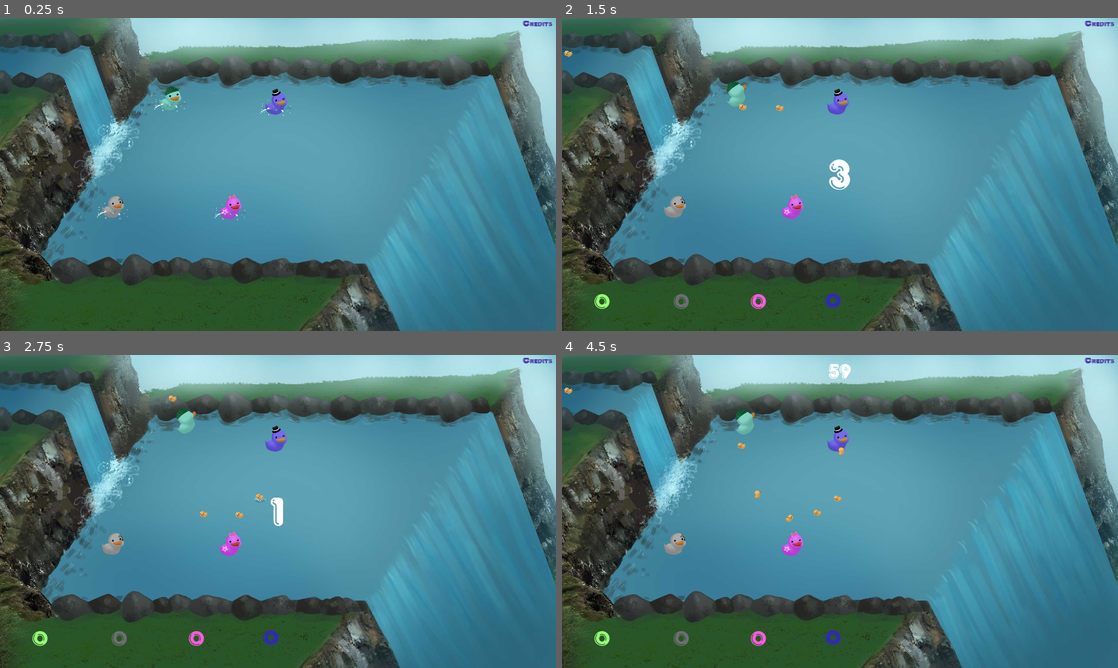
Above: before the commit, frames 1-4 (two rows, left to right).
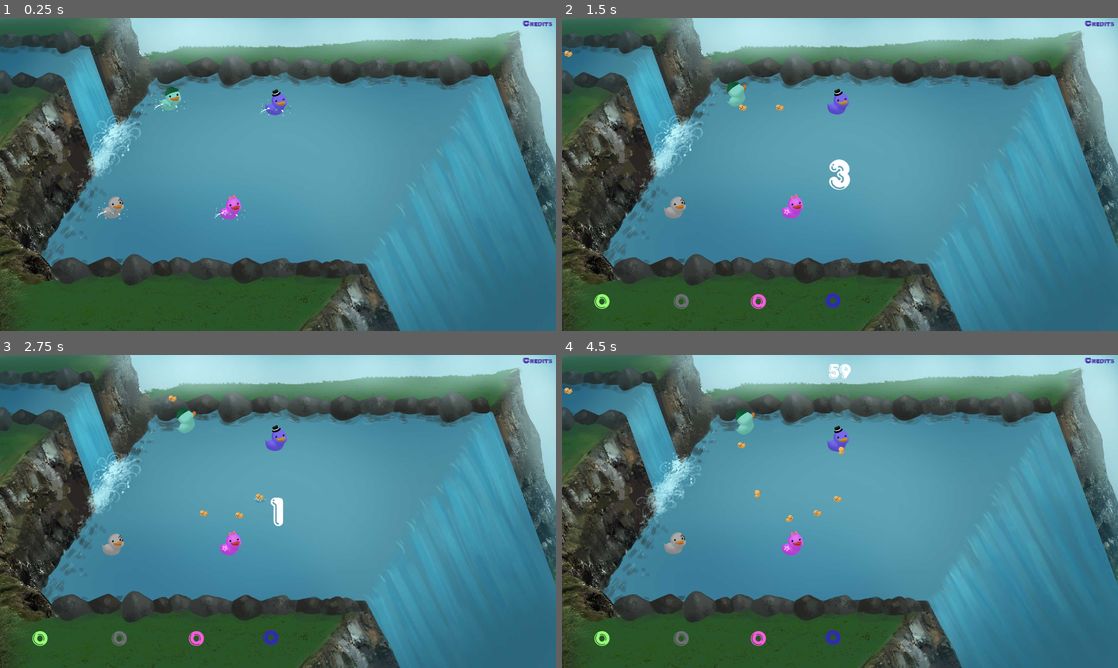
Above: after the commit, the same moments.

Repository: TeamAwesomeTOJam/ducks
Game: Godot game, scene res://Game.tscn
The game is run twice, just before and just after one commit, with the same random seed, the same clock (stepped at 60 frames per second) and the same inputs.
Inputs:
- Up to frame 1 (0.25 s): no input
- Up to frame 2 (1.5 s): tap Enter (p0duck) at 0.5, 0.6, 1.35 s; hold Up (ui_up) 0.53-1.28 s
- Up to frame 3 (2.75 s): hold Up (ui_up) from 2.03 s (still down); tap Enter (p0duck) at 2.1 s
- Up to frame 4 (4.5 s): tap Enter (p0duck) at 2.85, 3.6, 4.35 s; release Up (ui_up) at 3.53 s

The runs differ from the first frame. In frame 1, 0.9% of the frame differs, in the area x 13-92%, y 17-83%; in frame 2, 0.9%; in frame 3, 1.0%; in frame 4, 1.0%, in the area x 0-92%, y 10-83%.

Commit message:
Added bob

Diff:
--- a/AnimatedSprite.gd
+++ b/AnimatedSprite.gd
@@ -9,8 +9,8 @@
 
 func _ready():
     start_pos = position
-    bob_speed = rand_range(0.5, 0.8)
+    bob_speed = rand_range(2, 6)
 
 func _process(delta):
     time += delta * bob_speed
-    position = start_pos + Vector2(0, sin(time))
+    position = start_pos + Vector2(0, sin(time) * 3.0)
--- a/Duck.tscn
+++ b/Duck.tscn
@@ -22,7 +22,7 @@
 custom_solver_bias = 0.0
 radius = 14.0
 
-[node name="Duck" type="RigidBody2D" index="0"]
+[node name="Duck" type="RigidBody2D"]
 
 input_pickable = false
 collision_layer = 1
--- a/FollowingDuck.tscn
+++ b/FollowingDuck.tscn
@@ -1,10 +1,11 @@
-[gd_scene load_steps=8 format=2]
+[gd_scene load_steps=9 format=2]
 
 [ext_resource path="res://FollowingDuck.gd" type="Script" id=1]
 [ext_resource path="res://Art/Duck/teamawesome_lilduck_left.png" type="Texture" id=2]
 [ext_resource path="res://Art/Duck/teamawesome_lilduck_right.png" type="Texture" id=3]
 [ext_resource path="res://Art/Duck/teamawesome_lilduck_up.png" type="Texture" id=4]
 [ext_resource path="res://Art/Duck/teamawesome_lilduck_down.png" type="Texture" id=5]
+[ext_resource path="res://AnimatedSprite.gd" type="Script" id=6]
 
 [sub_resource type="SpriteFrames" id=1]
 
@@ -64,6 +65,7 @@
 frames = SubResource( 1 )
 animation = "right"
 playing = true
+script = ExtResource( 6 )
 _sections_unfolded = [ "Material", "Pause", "Transform", "Visibility" ]
 
 [node name="CollisionShape2D" type="CollisionShape2D" parent="." index="1"]
--- a/Game.tscn
+++ b/Game.tscn
@@ -48,7 +48,7 @@
 font_data = ExtResource( 15 )
 _sections_unfolded = [ "Extra Spacing", "Font", "Settings" ]
 
-[node name="Game" type="Node" index="0"]
+[node name="Game" type="Node"]
 
 script = ExtResource( 1 )
 Player = ExtResource( 2 )
@@ -58,7 +58,7 @@
 
 frames = SubResource( 1 )
 animation = "loop"
-frame = 4
+frame = 3
 playing = true
 offset = Vector2( 1280, 720 )
 _sections_unfolded = [ "Z Index" ]
--- a/Player.tscn
+++ b/Player.tscn
@@ -18,6 +18,7 @@
 [ext_resource path="res://Art/Player/teamawesome_miketyson_duck_right.png" type="Texture" id=16]
 [ext_resource path="res://Art/Player/teamawesome_miketyson_duck_left.png" type="Texture" id=17]
 [ext_resource path="res://Art/Player/teamawesome_pinky_duck_right.png" type="Texture" id=18]
+[ext_resource path="res://AnimatedSprite.gd" type="Script" id=19]
 
 [sub_resource type="SpriteFrames" id=1]
 
@@ -148,6 +149,7 @@
 
 frames = SubResource( 1 )
 animation = "p0_up"
+script = ExtResource( 19 )
 
 [node name="CollisionShape2D" type="CollisionShape2D" parent="." index="1"]
 
Not shown: 1 places in Player.tscn that only renumber resources
